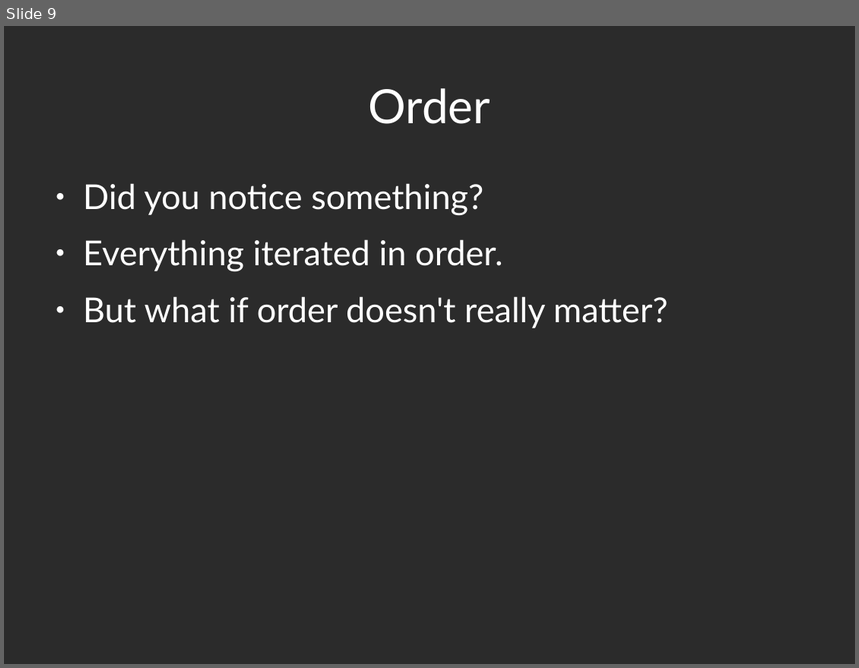
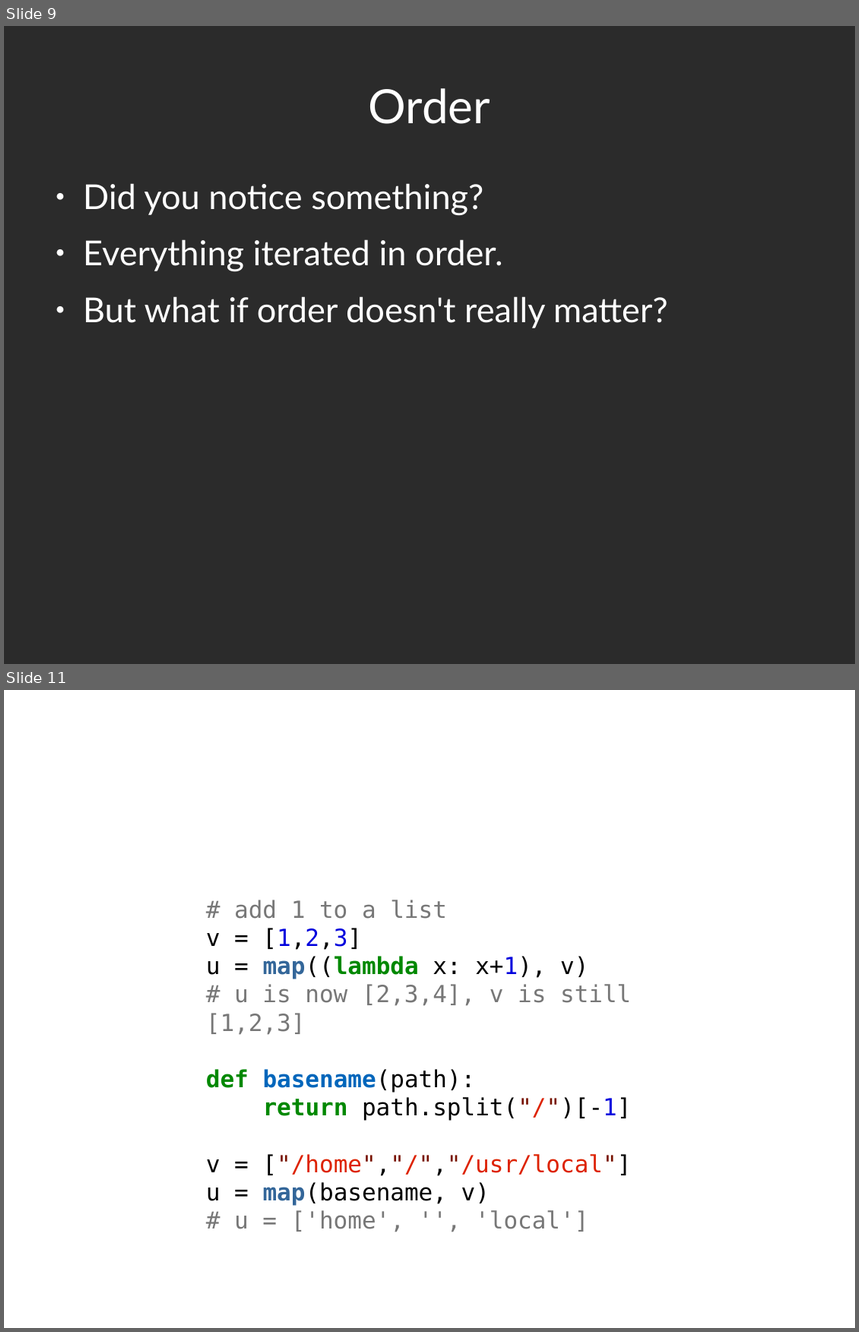
Before and after one commit to abramhindle/python-iteration-talk, a slide deck: iteration-talk.odp. Shown one above the other, each under a label of ours: slide 9 before the commit, slides 9 and 11 after it; the slides between them are not shown. The pictures are 859x668 and 859x1332 pixels, drawn with LibreOffice and Linux fonts; fonts in the diff are those of the drawing; background and template pictures are left out; a plain dark background stands for a picture behind light text. Boxes give left, top, right and bottom in pixels: in the first picture for what was removed or moved away, otherwise in the second. Text is boxed around its words. In the diff, an @@ line names an element or a change of style, - is before the commit and + after.

```diff
--- a/iteration-talk.odp
+++ b/iteration-talk.odp
@@ slide 11 added at (x1=4, y1=690, x2=855, y2=1328), background picture (left out) @@
@@ text added at (x1=206, y1=900, x2=631, y2=1233), 22 pt, text #777777 @@
+# add 1 to a list
+v = [1,2,3]
+u = map((lambda x: x+1), v)
+# u is now [2,3,4], v is still [1,2,3]
+def basename(path):
+return path.split("/")[-1]
+v = ["/home","/","/usr/local"]
+u = map(basename, v)
+# u = ['home', '', 'local']
@@ title added at (x1=263, y1=956, x2=419, y2=980), 44 pt, text #FFFFFF @@
+Map example
```
Also in this commit, not shown: 3 slides changed, 4 other slides added, 1 other file.
